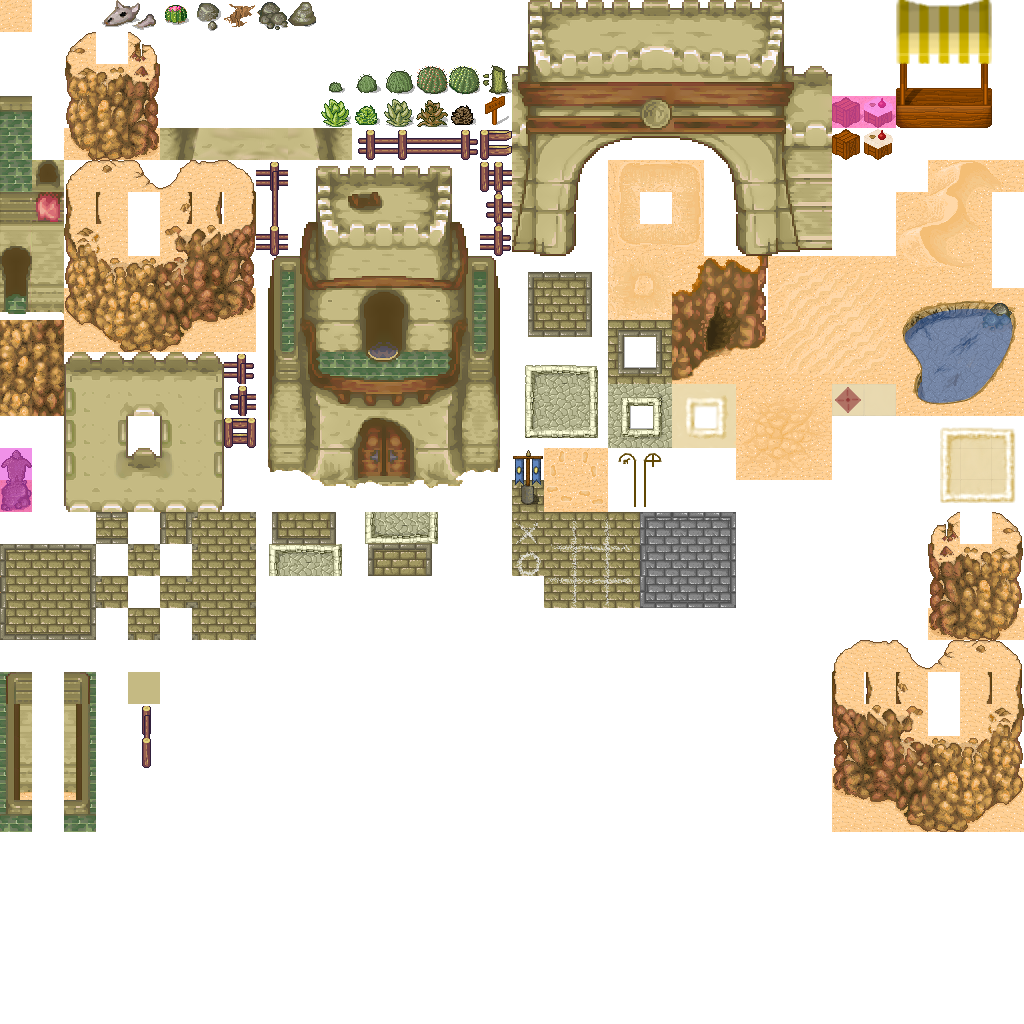
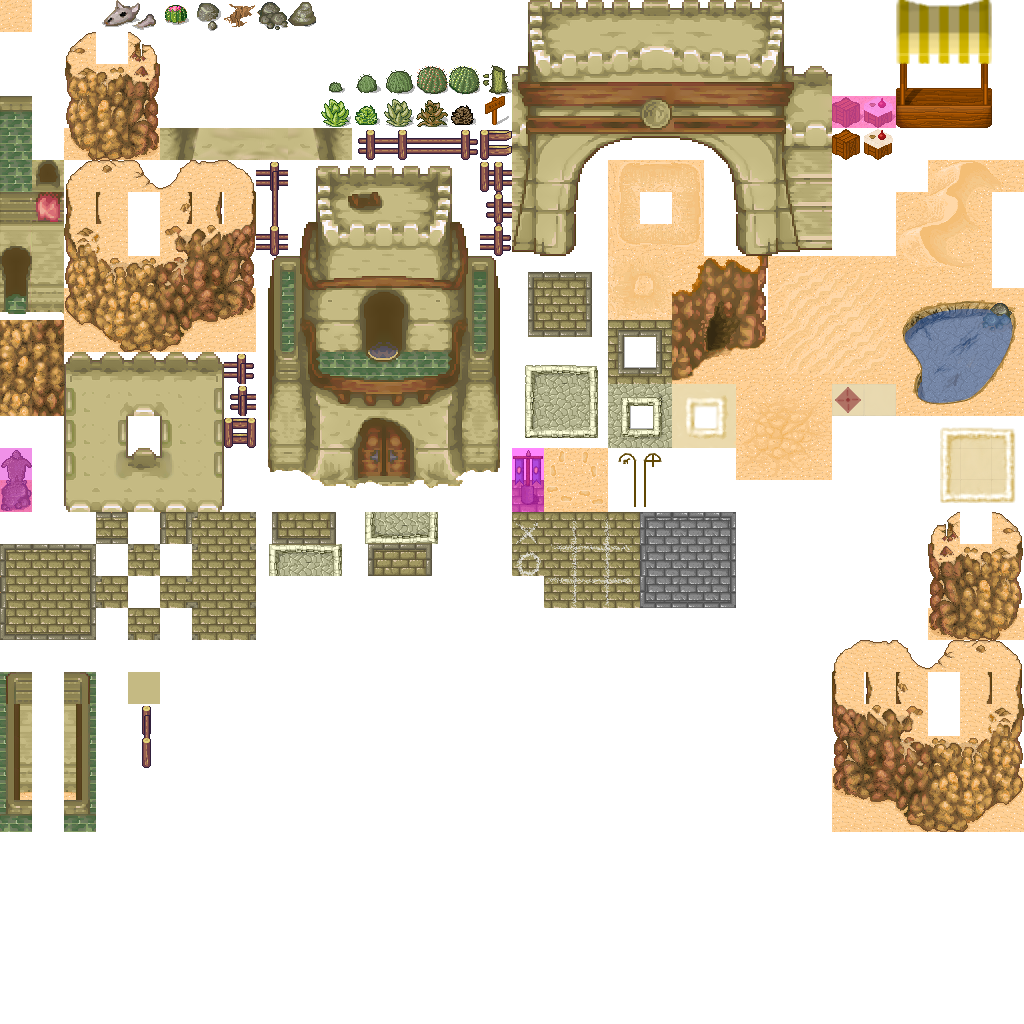
Revision of a layered w=1024, h=1024 image; what changed, layer by layer:
painted on "Hintergrund" over [512,448,544,512]
